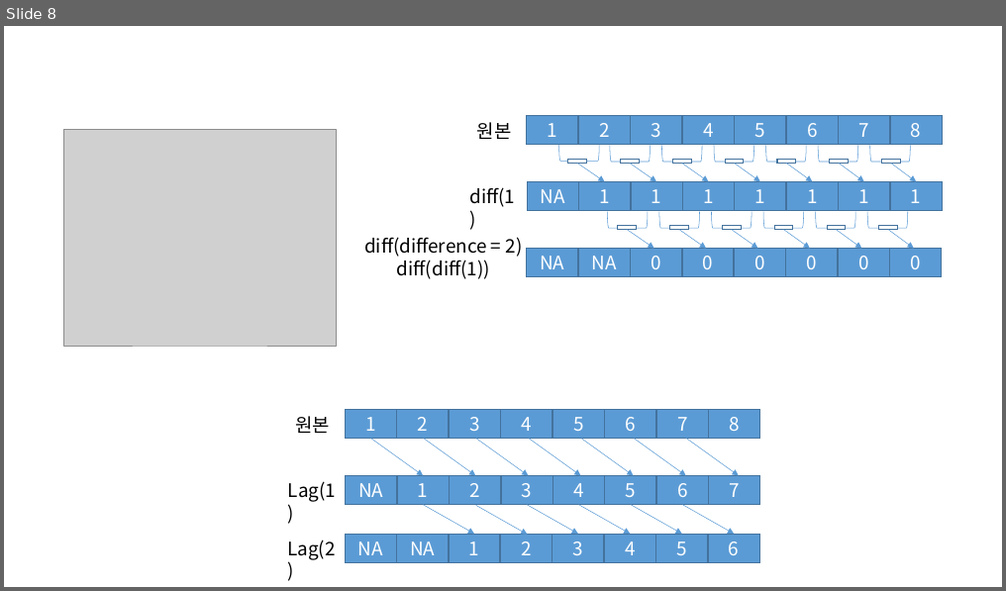
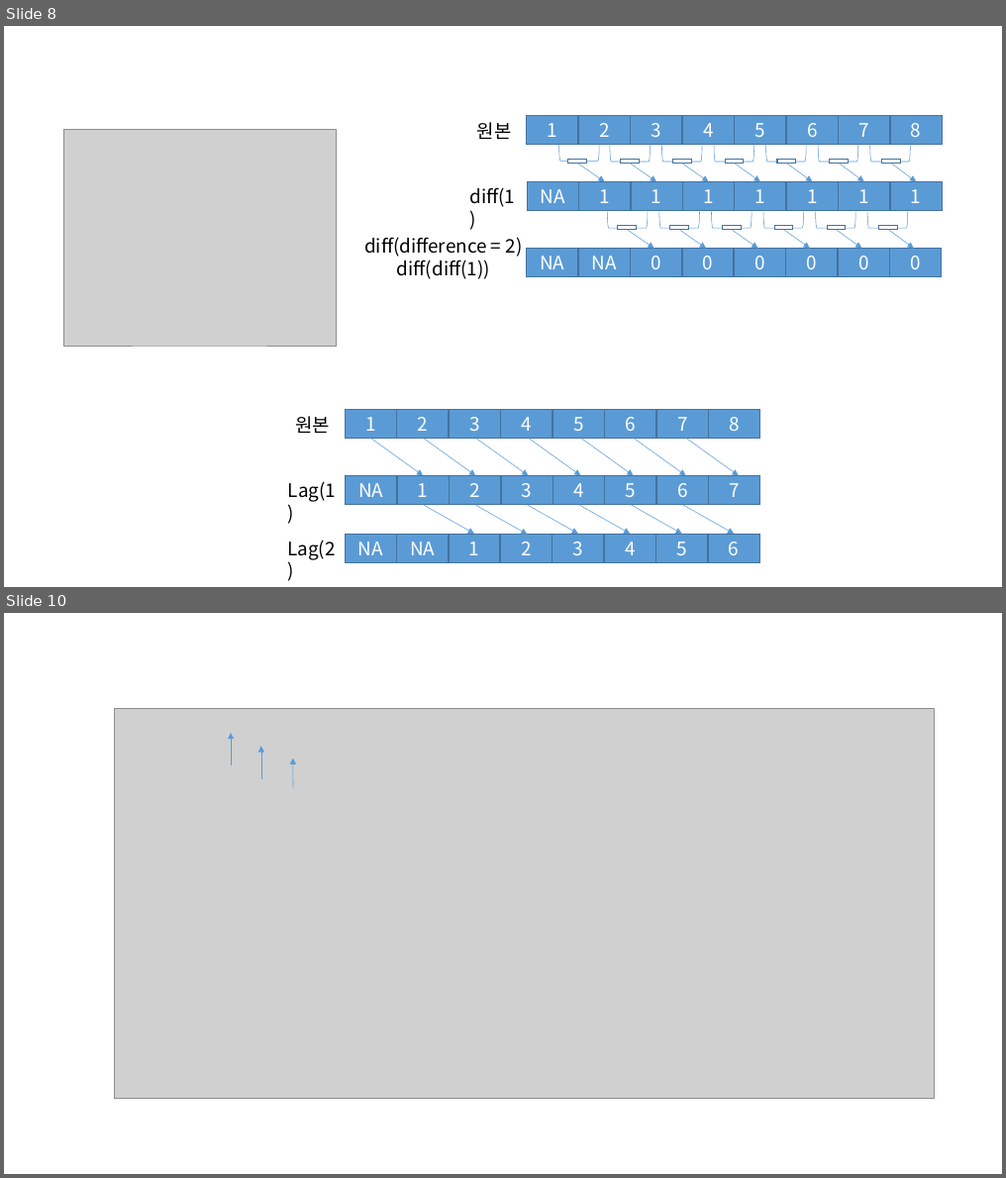
Before and after one commit to 2stndard/concept-of-time-series, a slide deck: 프레젠테이션1.pptx. Shown one above the other, each under a label of ours: slide 8 before the commit, slides 8 and 10 after it; the slides between them are not shown. The pictures are 1006x591 and 1006x1178 pixels, drawn with LibreOffice and Linux fonts; fonts in the diff are those of the drawing; grey boxes stand for pictures. Boxes give left, top, right and bottom in pixels: in the first picture for what was removed or moved away, otherwise in the second. Text is boxed around its words. In the diff, an @@ line names an element or a change of style, - is before the commit and + after.

```diff
--- a/프레젠테이션1.pptx
+++ b/프레젠테이션1.pptx
@@ slide 10 added at (4, 613, 1002, 1174), background #FFFFFF @@
@@ picture added at (114, 709, 934, 1099) @@
@@ arrow added from (231, 765) to (231, 733), #5B9BD5 0.5 pt @@
@@ arrow added from (261, 779) to (261, 747), #5B9BD5 0.5 pt @@
@@ arrow added from (293, 788) to (293, 759), #5B9BD5 0.5 pt @@
```
Also in this commit, not shown: 1 slide changed, 26 other files.
